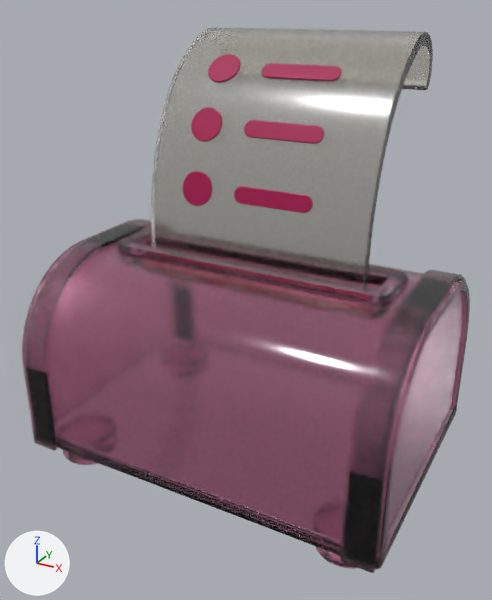
Two versions of the glTF model deploycli/awsicons/models/aws/cloudwatch.glb, one commit apart.
Rendered twice from a 50 mm lens placed at (1.52, -2.84, 1.33), pointed at (-0.01, -0.05, -0.07). The axes (+X, +Y, +Z) are drawn at lower left. The lights are the same throughout. The first picture is the older version. Vertices at exactly the same position are counted once.

The scene before the commit, as lines of its bpy script (objects in view):
```python
ob_curled_log_strip = bpy.data.objects.new('Curled log strip', me_curled_log_strip)
ob_curled_log_strip.location = (0.0, 0.0, 0.0)
ob_glass_bottom_plate = bpy.data.objects.new('Glass bottom plate', me_cube_001)
ob_glass_bottom_plate.location = (0.0, 0.0, -0.829)
ob_message_1 = bpy.data.objects.new('Message 1', me_message_1)
ob_message_1.location = (0.0, 0.0, 0.0)
ob_message_2 = bpy.data.objects.new('Message 2', me_message_2)
ob_message_2.location = (0.0, 0.0, 0.0)
ob_message_3 = bpy.data.objects.new('Message 3', me_message_3)
ob_message_3.location = (0.0, 0.0, 0.0)
ob_timestamp_1 = bpy.data.objects.new('Timestamp 1', me_timestamp_1)
ob_timestamp_1.location = (0.0, 0.0, 0.0)
ob_timestamp_2 = bpy.data.objects.new('Timestamp 2', me_timestamp_2)
ob_timestamp_2.location = (0.0, 0.0, 0.0)
ob_timestamp_3 = bpy.data.objects.new('Timestamp 3', me_timestamp_3)
ob_timestamp_3.location = (0.0, 0.0, 0.0)
# also in view: 'Right raised rim' at (0.88, 0.0, -0.36); 'Right glass cheek' at (0.93, 0.0, -0.37); 'Ticker housing' at (0.0, 0.0, -0.36); 'Left raised rim' at (-0.88, 0.0, -0.36); 'Feed slot' at (0.0, 0.0, 0.08)
```
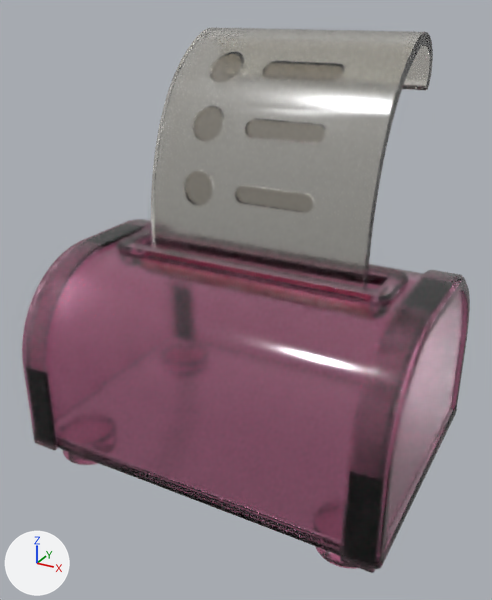
The edits, one by one:
Material 'Engraved smoked ivory' (mat_engraved_smoked_ivory) is new.
Its base color is (0.49, 0.43, 0.345) (grey #baaf9f).
Its roughness is 0.19.
Its ior is 1.48.
Its transmission weight is 1.0.
Its coat weight is 0.28.
Its coat roughness is 0.1.
me_curled_log_strip is used by ob_curled_log_strip; location (0.0, 0.0, 0.0).
me_curled_log_strip had 1730 vertices, 3456 faces and spanned x -0.596..0.596, y -0.04..0.793, z 0.063..1.19.
me_curled_log_strip now has 2312 vertices, 4620 faces and spans x -0.596..0.596, y -0.04..0.793, z 0.063..1.19.
me_curled_log_strip part 1: 390 vertices added at x -0.395..0.317, y 0.057..0.383, z 0.685..1.077.
me_curled_log_strip part 2: 192 vertices added at x -0.395..0.317, y -0.025..0.032, z 0.379..0.548.
me_curled_log_strip gains material mat_engraved_smoked_ivory (grey #baaf9f).
Object 'Timestamp 1' (ob_timestamp_1) is deleted.
Object 'Message 1' (ob_message_1) is deleted.
Object 'Timestamp 2' (ob_timestamp_2) is deleted.
Object 'Message 2' (ob_message_2) is deleted.
Object 'Timestamp 3' (ob_timestamp_3) is deleted.
Object 'Message 3' (ob_message_3) is deleted.

Changed parts and their boxes (x1, y1, x2, y2) in the pictures (492 x 600 px):
'Message 2', deleted: before (244, 120, 324, 144)
'Message 1', deleted: before (234, 186, 313, 213)
'Message 3', deleted: before (261, 63, 342, 82)
'Timestamp 2', deleted: before (191, 107, 222, 142)
'Timestamp 1', deleted: before (183, 171, 213, 206)
'Timestamp 3', deleted: before (208, 54, 241, 83)
part 1 of me_curled_log_strip, added: after (157, 51, 407, 159)
part 2 of me_curled_log_strip, added: after (152, 165, 374, 228)
